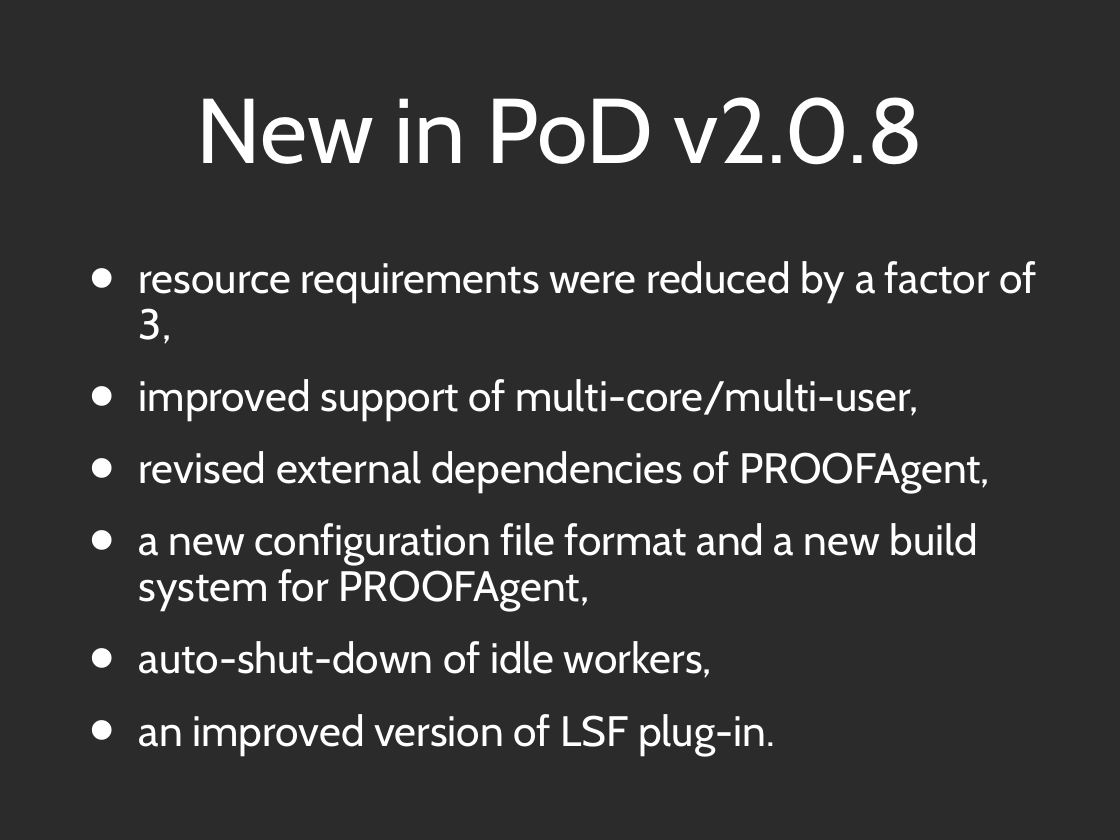
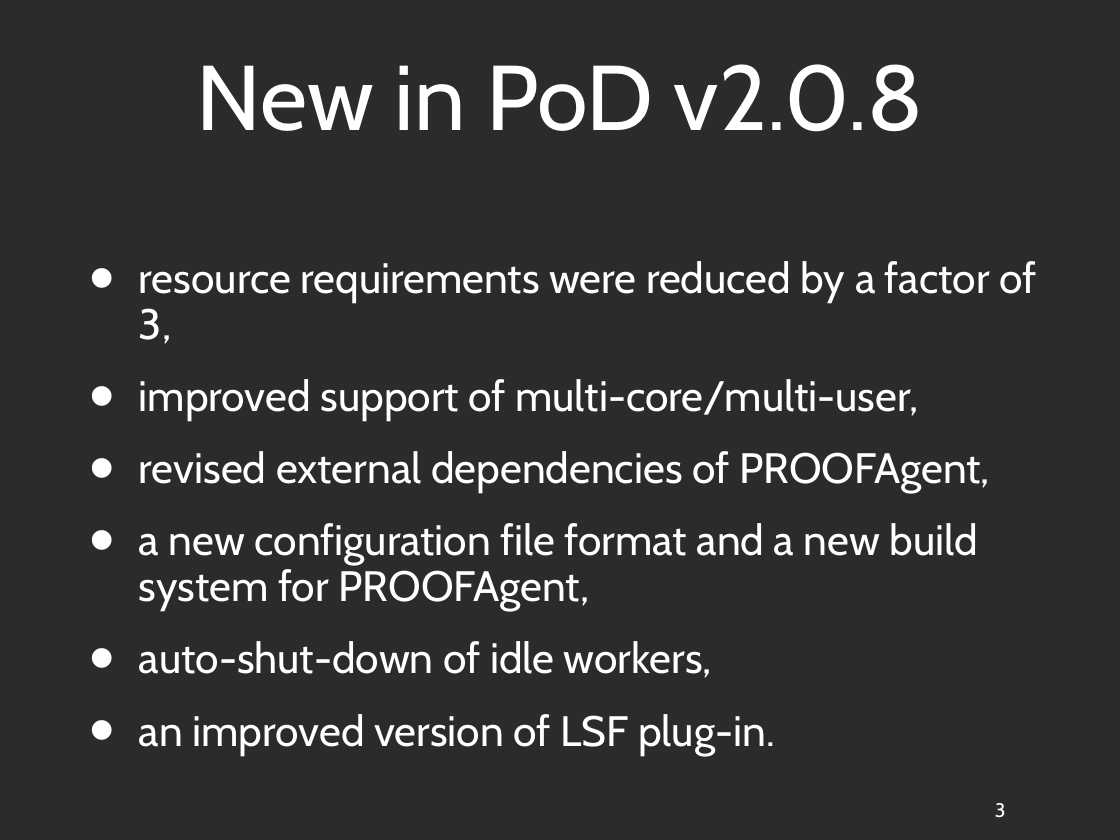
Before and after one commit to AnarManafov/PoDDocumentation, a slide deck: slide 3 of ALICE Offlineweek/PoD_ALICE_Offline_06_2009.ppt. Drawn at 1120x840 pixels with LibreOffice and Linux fonts; fonts in the diff are those of the drawing; background and template pictures are left out; a plain dark background stands for a picture behind light text. Boxes give left, top, right and bottom in pixels: in the first picture for what was removed or moved away, otherwise in the second. Text is boxed around its words. In the diff, an @@ line names an element or a change of style, - is before the commit and + after.

```diff
--- a/ALICE Offlineweek/PoD_ALICE_Offline_06_2009.ppt
+++ b/ALICE Offlineweek/PoD_ALICE_Offline_06_2009.ppt
@@ title "New in PoD v2.0.8": place and size @@
-title "New in PoD v2.0.8" at (197,97,923,165)
+title "New in PoD v2.0.8" at (197,64,923,132)
@@ page number added at (995,803,1006,818), 18 pt, text #FFFFFF @@
+3
```
Also in this commit, not shown: 5 other slides changed, 2 other files.
